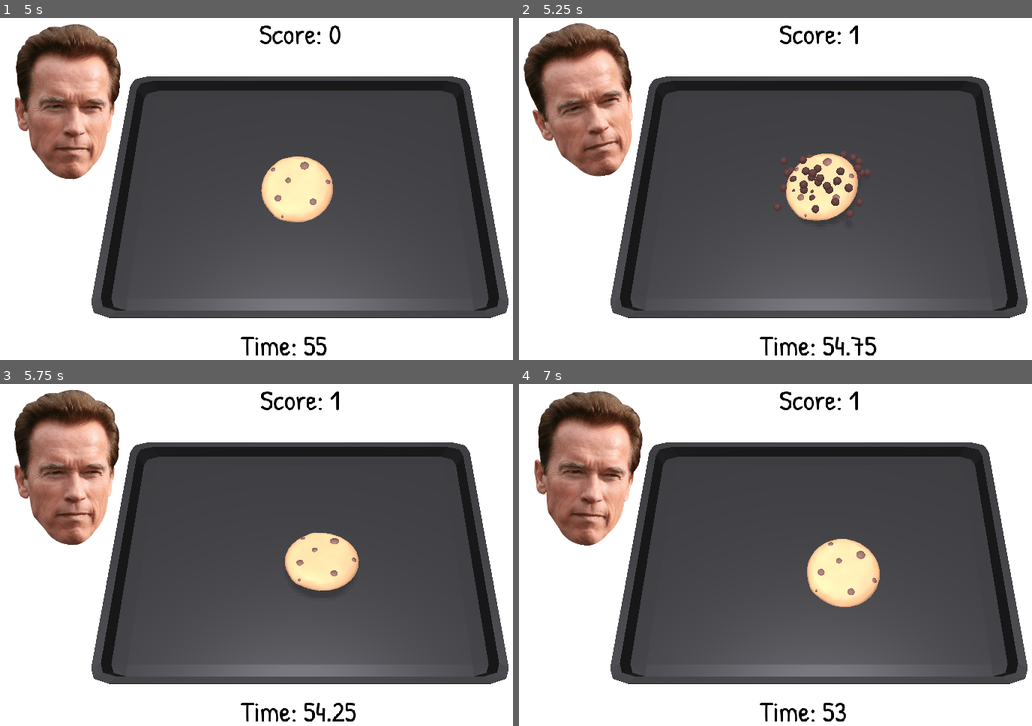
Above: before the commit, frames 1-4 (two rows, left to right).
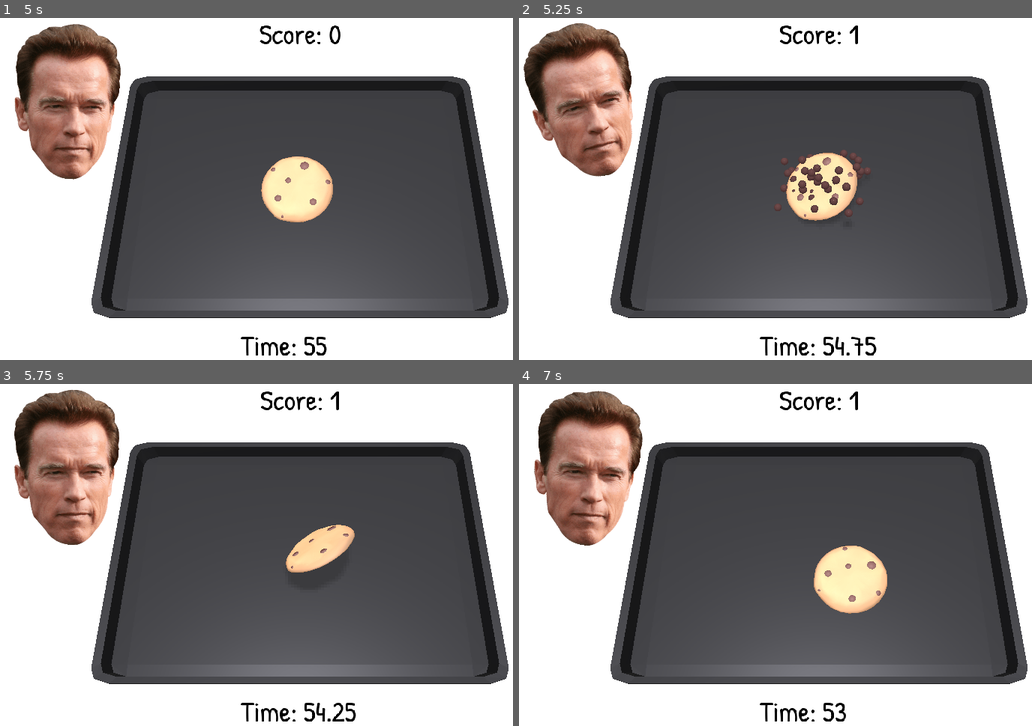
Above: after the commit, the same moments.

Repository: AlnisS/cookieclapper
Game: Godot game, scene res://main.tscn
The game is run twice, just before and just after one commit, with the same random seed, the same clock (stepped at 60 frames per second) and the same inputs.
Inputs (mouse positions are in pixels of both pictures, inside the frame that each line leads up to):
- Up to frame 1 (5 s): move the mouse to (430, 171) at 0.52 s; click (430, 171) at 0.67 s; move the mouse to (179, 206) at 1.27 s; click (179, 206) at 1.42 s; move the mouse to (359, 113) at 2.02 s; click (359, 113) at 2.17 s; move the mouse to (271, 260) at 2.77 s; click (271, 260) at 2.92 s; move the mouse to (482, 240) at 3.52 s; click (482, 240) at 3.67 s; move the mouse to (117, 137) at 4.27 s; click (117, 137) at 4.42 s
- Up to frame 2 (5.25 s): move the mouse to (847, 189) at 5.02 s; click (847, 189) at 5.17 s
- Up to frame 3 (5.75 s): no input
- Up to frame 4 (7 s): move the mouse to (729, 469) at 5.77 s; click (729, 469) at 5.92 s; move the mouse to (949, 537) at 6.52 s; click (949, 537) at 6.67 s

Frame 1 is identical in both runs. In frame 2, 0.3% of the frame differs, in the area x 50-69%, y 38-60%; in frame 3, 1.5%, in the area x 55-71%, y 41-61%; in frame 4, 1.3%.

Commit message:
fix powerful flips when cookie is far from origin

Diff:
--- a/objects/clickable_cookie.gd
+++ b/objects/clickable_cookie.gd
@@ -5,5 +5,5 @@
 func _input_event(camera, event, position, normal, shape_idx):
 	if event is InputEventMouseButton and event.pressed:
 		emit_signal("cookie_clicked")
-		apply_impulse(position, normal * 2)
+		apply_impulse(position - translation, normal * 2)
 		$AnimationPlayer.play("clap")
